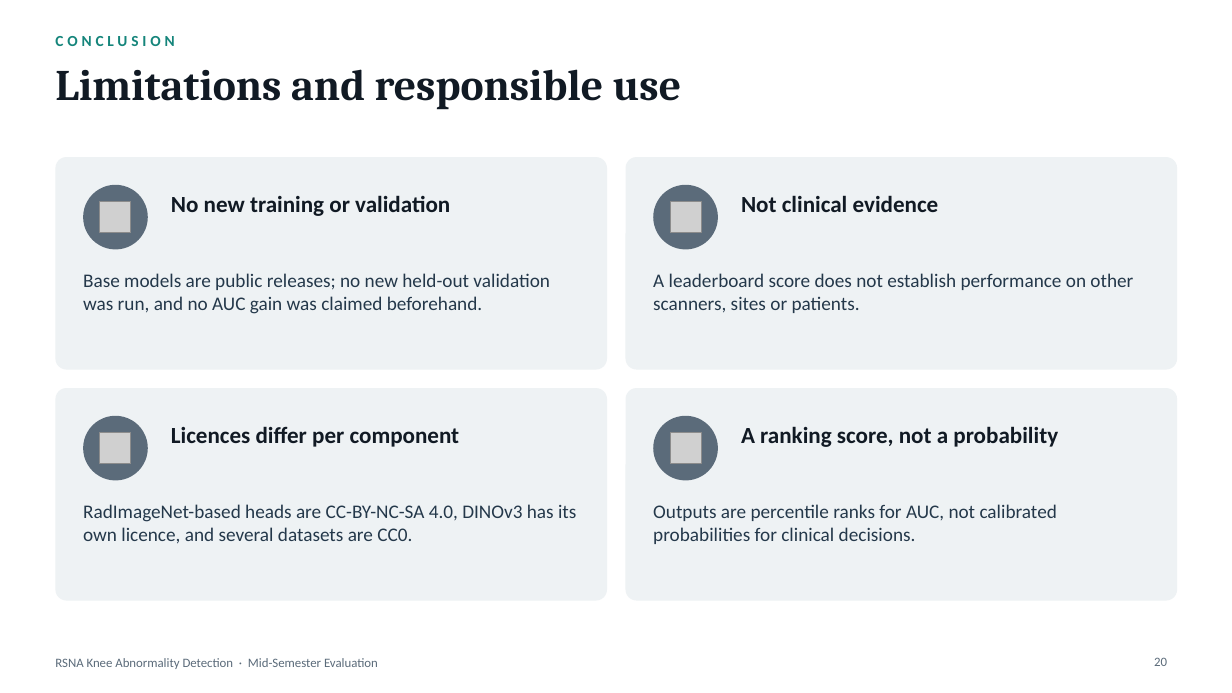
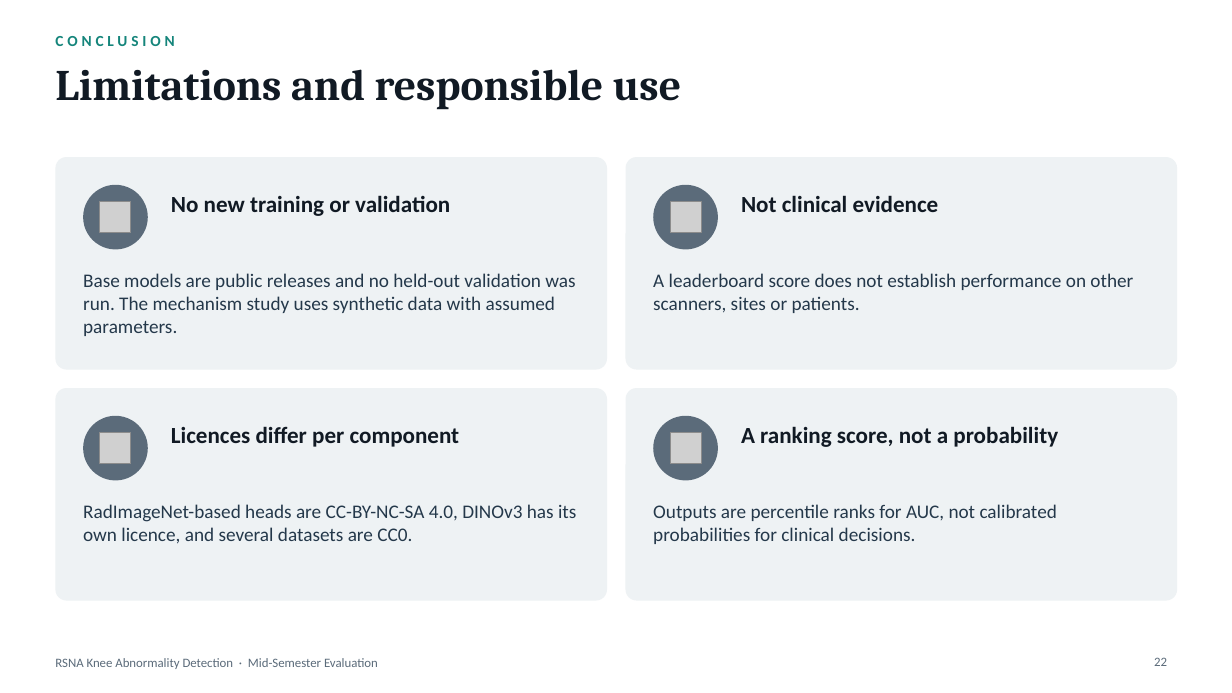
Before and after one commit to abhijitkar10/Sarth, a slide deck: slide 22 of RSNA_Knee_MRI_MidSem_Deck.pptx (slide 20 before the commit). Drawn at 1232x693 pixels with LibreOffice and Linux fonts; fonts in the diff are those of the drawing; grey boxes stand for pictures. Boxes give left, top, right and bottom in pixels: in the first picture for what was removed or moved away, otherwise in the second. Text is boxed around its words. In the diff, an @@ line names an element or a change of style, - is before the commit and + after.

```diff
--- a/RSNA_Knee_MRI_MidSem_Deck.pptx
+++ b/RSNA_Knee_MRI_MidSem_Deck.pptx
@@ text at [83, 273, 575, 336]: text changed @@
-Base models are public releases; no new held-out validation was run, and no AUC gain was claimed beforehand.
+Base models are public releases and no held-out validation was run. The mechanism study uses synthetic data with assumed parameters.
@@ page number at [1154, 657, 1167, 666]: text changed @@
-20
+22
```
Also in this commit, not shown: 9 other slides changed, 2 slides added, 3 other files.
